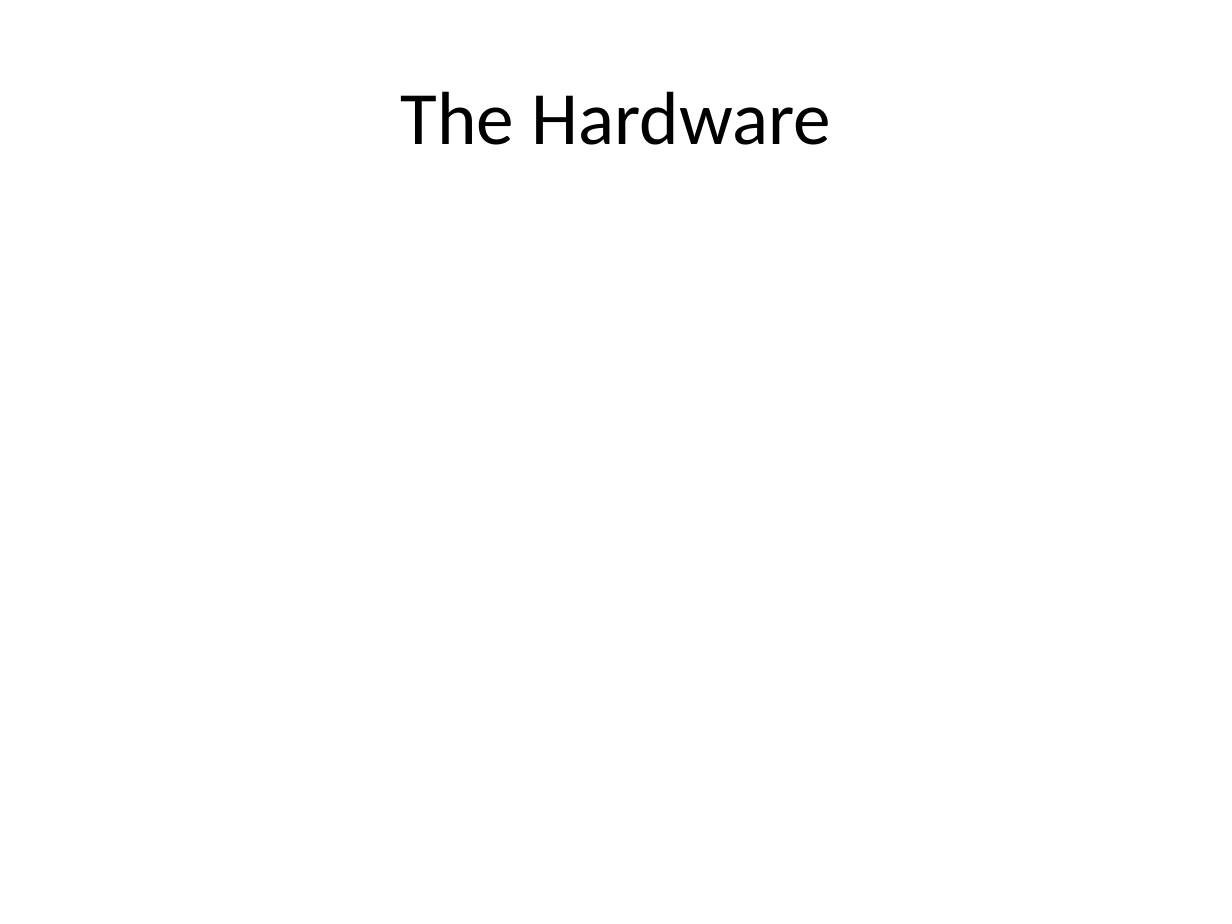
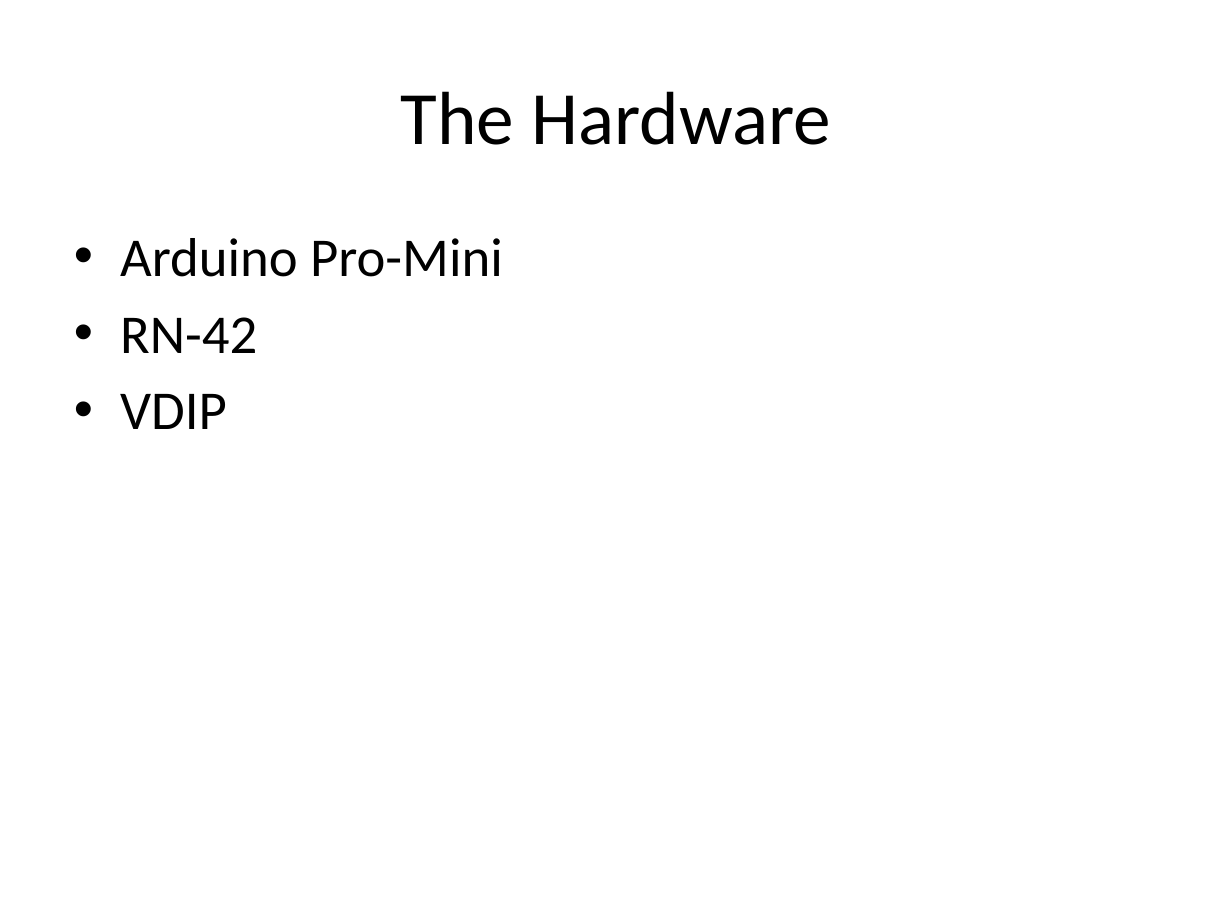
Before and after one commit to ChapResearch/ChapR, a slide deck: slide 10 of ChaprSVN/Promo/Presentation for FTC.pptx (slide 7 before the commit). Drawn at 1232x924 pixels with LibreOffice and Linux fonts; fonts in the diff are those of the drawing. Boxes give left, top, right and bottom in pixels: in the first picture for what was removed or moved away, otherwise in the second. Text is boxed around its words. In the diff, an @@ line names an element or a change of style, - is before the commit and + after.

```diff
--- a/ChaprSVN/Promo/Presentation for FTC.pptx
+++ b/ChaprSVN/Promo/Presentation for FTC.pptx
@@ text added at box(120, 238, 503, 429), 32 pt, text #000000 @@
+• Arduino Pro-Mini
+• RN-42
+• VDIP
```
Also in this commit, not shown: 1 other slide changed, 5 slides added, 2 slides removed, 8 other files.
